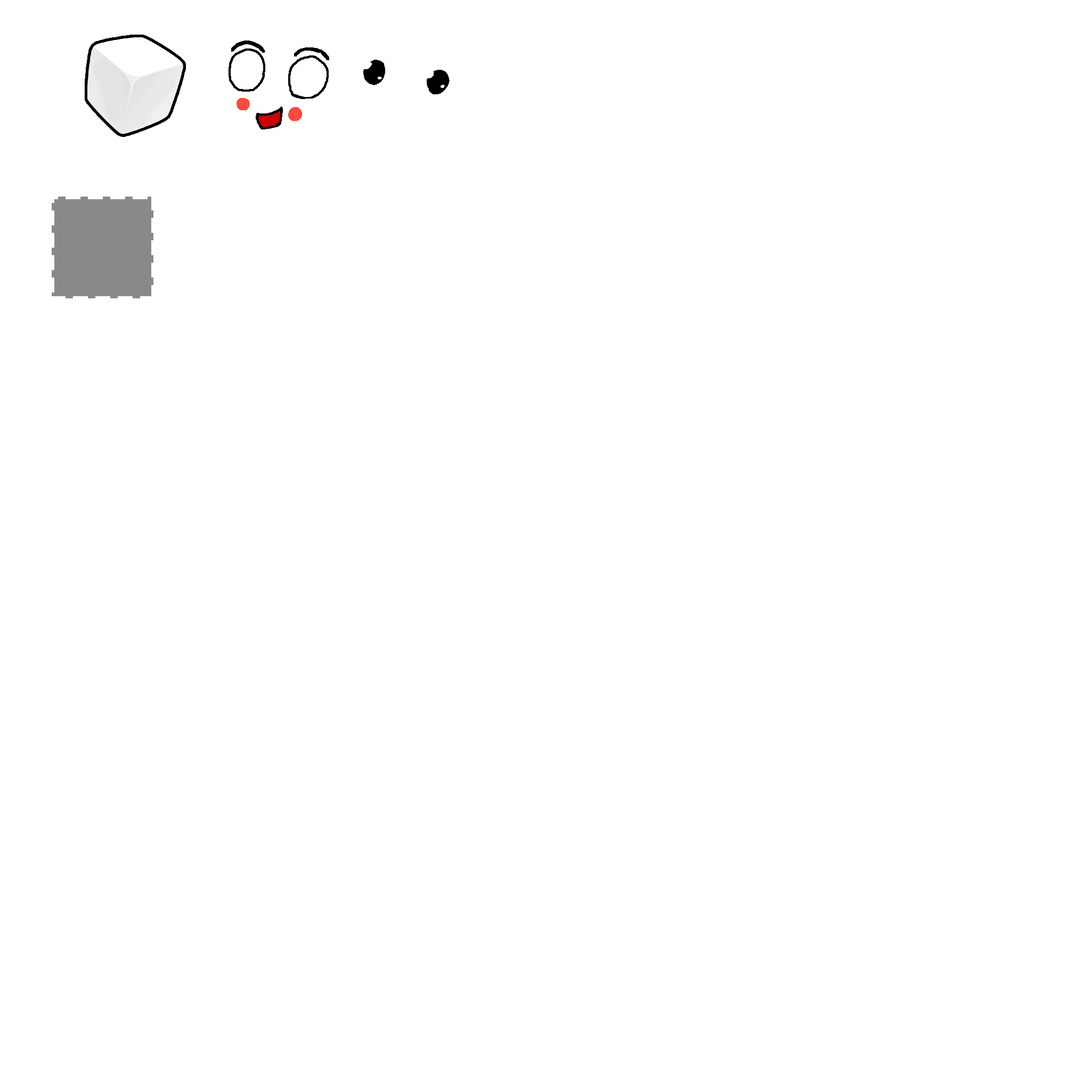
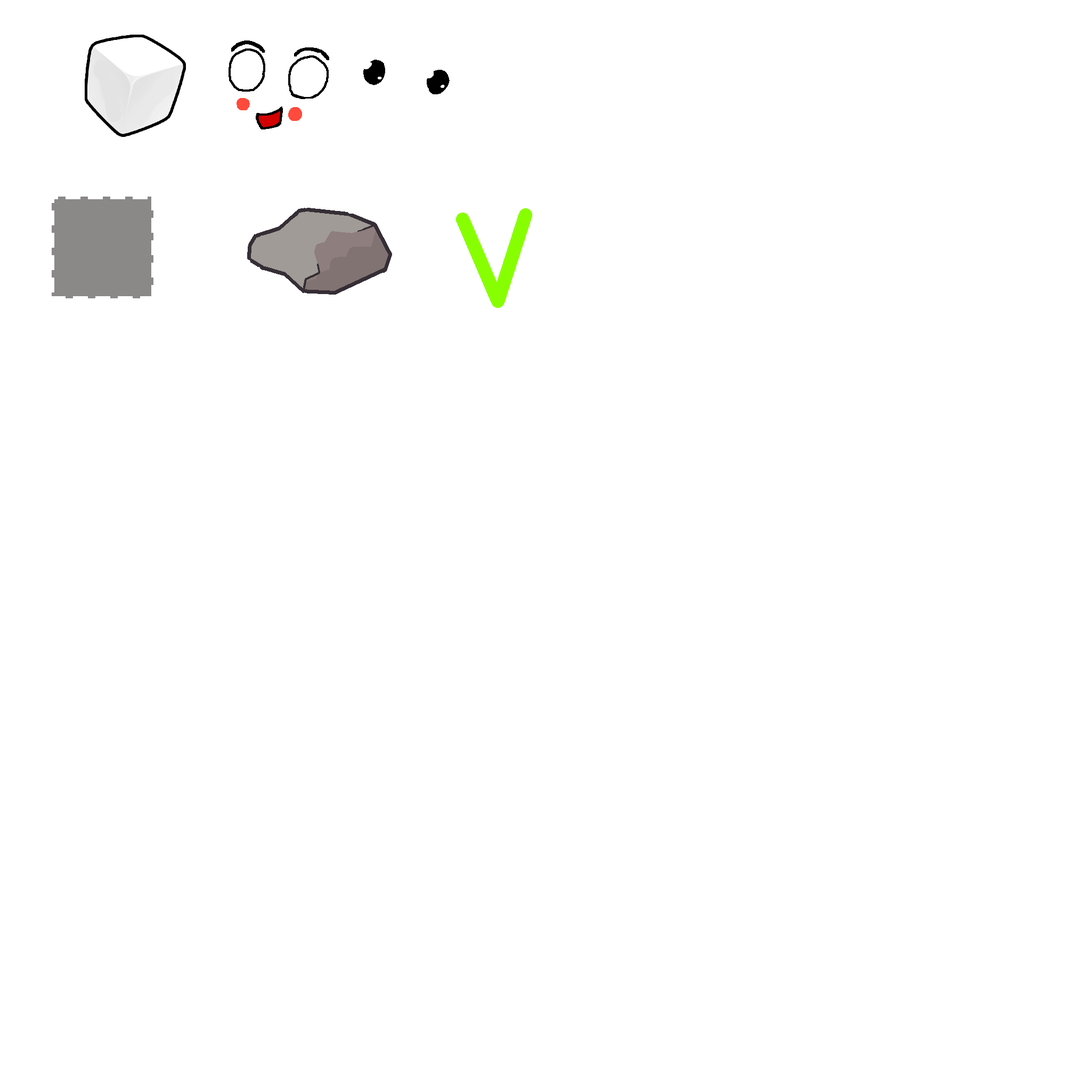
Revision of a layered (1091, 1091) image; what changed, layer by layer:
added layer "Layer 5" above "Rectangle 1" over left=247, top=207, right=533, bottom=309
